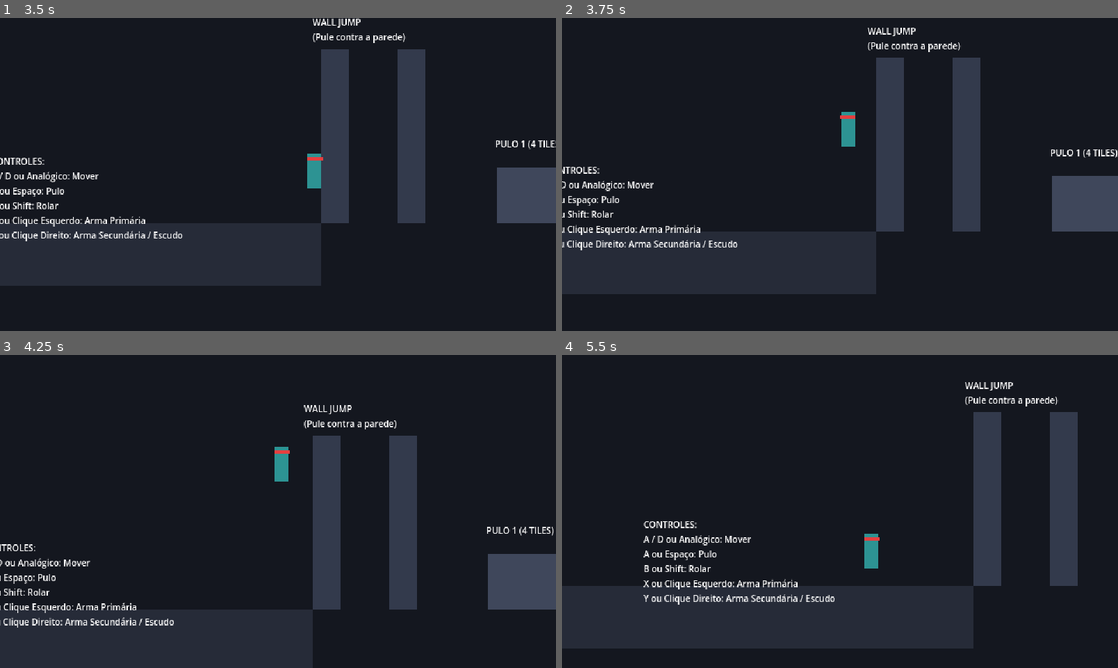
Above: before the commit, frames 1-4 (two rows, left to right).
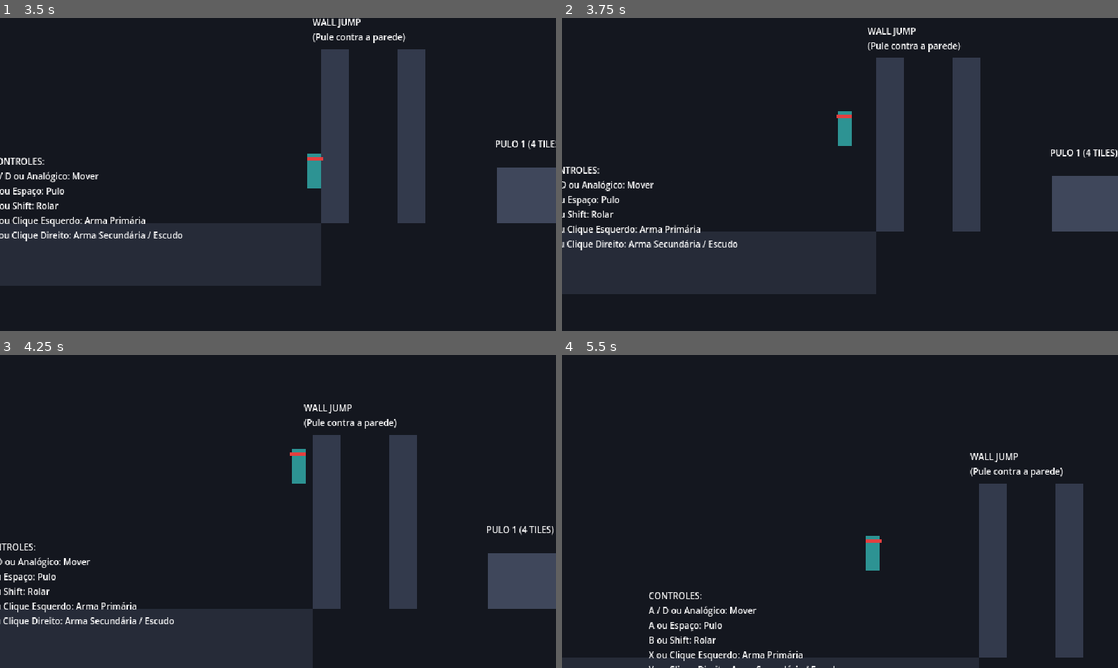
Above: after the commit, the same moments.

Repository: Theadrill/Godot-Roguelike-Prototype
Game: Godot game, scene res://src/world/movement_gym.tscn
Two runs of this game, one before a commit and one after it. Both use one fixed random seed, a clock stepped at 60 frames per second and the inputs below.
Inputs (mouse positions are in pixels of both pictures, inside the frame that each line leads up to):
- Up to frame 1 (3.5 s): tap Enter at 0.5 s; move the mouse to (400, 158) at 0.52 s; hold D (move_right) 0.53-2.03 s; tap Space (jump) at 0.6, 0.77, 1.07, 1.52, 1.55, 1.82, 2.3, 3.02, 3.05, 3.32 s; click (400, 158) at 0.67 s; move the mouse to (166, 190) at 1.27 s; click (166, 190) at 1.35 s; move the mouse to (333, 105) at 2.02 s; hold A (move_left) 2.03-2.78 s; right-click (333, 105) at 2.1 s; move the mouse to (250, 237) at 2.77 s; hold D (move_right) from 2.78 s (still down); tap Shift (roll) at 2.85 s; click (250, 237) at 2.92 s
- Up to frame 2 (3.75 s): keep holding D (move_right); move the mouse to (1006, 221) at 3.52 s; tap Space (jump) at 3.6 s
- Up to frame 3 (4.25 s): keep holding D (move_right); tap Space (jump) at 3.77, 4.07 s
- Up to frame 4 (5.5 s): move the mouse to (673, 464) at 4.27 s; release D (move_right) at 4.28 s; hold A (move_left) 4.28-5.03 s; click (673, 464) at 4.35 s; tap Space (jump) at 4.52, 4.55, 4.82, 5.3 s; move the mouse to (867, 511) at 5.02 s; hold D (move_right) from 5.03 s (still down); right-click (867, 511) at 5.1 s; click (867, 511) at 5.17 s

Frame 1 is identical in both runs. In frame 2, 0.2% of the frame differs, in the area x 49-53%, y 29-42%; in frame 3, 2.1%; in frame 4, 25%, in the area x 0-94%, y 8-100%.

Commit message:
fix(movement): prevent infinite single-wall climbing by enforcing wall normal alternating and outward kick

Diff:
--- a/src/entities/player/player.gd
+++ b/src/entities/player/player.gd
@@ -10,8 +10,8 @@
 @export var double_jump_velocity: float = -306.0 # Exact +3 tiles (48 px) height
 @export var fall_gravity_multiplier: float = 1.35 # Snappy fall feel (Dead Cells)
 @export var wall_slide_speed: float = 70.0
-@export var wall_jump_horizontal: float = 200.0
-@export var wall_jump_vertical: float = -320.0
+@export var wall_jump_horizontal: float = 240.0   # Solid outward kick
+@export var wall_jump_vertical: float = -330.0
 @export var roll_speed: float = 340.0
 @export var roll_duration: float = 0.35
 
@@ -23,6 +23,9 @@
 var jump_buffer_timer: float = 0.0
 var can_double_jump: bool = false
 var facing_direction: int = 1
+
+# Wall jump tracking: prevents infinite climbing on the same single wall
+var last_wall_jump_normal_x: float = 0.0
 
 # Default gravity from project settings
 var gravity: float = ProjectSettings.get_setting("physics/2d/default_gravity", 980.0)
@@ -40,6 +43,7 @@
 	if is_on_floor():
 		coyote_timer = coyote_duration
 		can_double_jump = true
+		last_wall_jump_normal_x = 0.0 # Reset wall memory on ground touch
 	else:
 		coyote_timer = max(0.0, coyote_timer - delta)
 
--- a/src/entities/player/states/double_jump_state.gd
+++ b/src/entities/player/states/double_jump_state.gd
@@ -7,15 +7,20 @@
 	player = character as Player
 	player.can_double_jump = false
 	player.velocity.y = player.double_jump_velocity
+	player.last_wall_jump_normal_x = 0.0
 
 func physics_update(delta: float) -> void:
 	if Input.is_action_just_pressed("roll"):
 		state_machine.transition_to("roll")
 		return
 
-	if player.is_on_wall_only() and Input.is_action_pressed("move_left" if player.facing_direction == -1 else "move_right"):
-		state_machine.transition_to("wallslide")
-		return
+	if player.is_on_wall_only():
+		var wall_norm: float = signf(player.get_wall_normal().x)
+		if wall_norm != player.last_wall_jump_normal_x:
+			var move_dir: float = Input.get_axis("move_left", "move_right")
+			if signf(move_dir) == -wall_norm:
+				state_machine.transition_to("wallslide")
+				return
 
 	var direction := Input.get_axis("move_left", "move_right")
 	if direction != 0.0:
--- a/src/entities/player/states/fall_state.gd
+++ b/src/entities/player/states/fall_state.gd
@@ -7,7 +7,6 @@
 	player = character as Player
 
 func physics_update(delta: float) -> void:
-	# Landed on floor
 	if player.is_on_floor():
 		if player.jump_buffer_timer > 0.0:
 			player.jump_buffer_timer = 0.0
@@ -18,28 +17,27 @@
 			state_machine.transition_to("idle")
 		return
 
-	# Coyote jump check (fell off ledge without jumping)
 	if player.coyote_timer > 0.0 and Input.is_action_just_pressed("jump"):
 		player.coyote_timer = 0.0
 		state_machine.transition_to("jump")
 		return
 
-	# Double jump check in midair
 	if Input.is_action_just_pressed("jump") and player.can_double_jump:
 		state_machine.transition_to("doublejump")
 		return
 
-	# Roll in air
 	if Input.is_action_just_pressed("roll"):
 		state_machine.transition_to("roll")
 		return
 
-	# Wall slide check
-	if player.is_on_wall_only() and Input.is_action_pressed("move_left" if player.facing_direction == -1 else "move_right"):
-		state_machine.transition_to("wallslide")
-		return
+	if player.is_on_wall_only():
+		var wall_norm: float = signf(player.get_wall_normal().x)
+		if wall_norm != player.last_wall_jump_normal_x:
+			var move_dir: float = Input.get_axis("move_left", "move_right")
+			if signf(move_dir) == -wall_norm:
+				state_machine.transition_to("wallslide")
+				return
 
-	# Air horizontal control
 	var direction := Input.get_axis("move_left", "move_right")
 	if direction != 0.0:
 		player.update_facing(direction)
@@ -47,8 +45,7 @@
 	else:
 		player.velocity.x = move_toward(player.velocity.x, 0.0, (player.run_speed / 0.15) * delta)
 
-	# Snappy fall gravity (1.35x)
 	player.velocity.y += (player.gravity * player.fall_gravity_multiplier) * delta
-	player.velocity.y = min(player.velocity.y, 650.0) # Terminal velocity
+	player.velocity.y = min(player.velocity.y, 650.0)
 
 	player.move_and_slide()
--- a/src/entities/player/states/jump_state.gd
+++ b/src/entities/player/states/jump_state.gd
@@ -13,15 +13,19 @@
 		state_machine.transition_to("doublejump")
 		return
 
-	# Roll in air (optional or transition)
+	# Roll in air
 	if Input.is_action_just_pressed("roll"):
 		state_machine.transition_to("roll")
 		return
 
-	# Wall slide check
-	if player.is_on_wall_only() and Input.is_action_pressed("move_left" if player.facing_direction == -1 else "move_right"):
-		state_machine.transition_to("wallslide")
-		return
+	# Wall slide check: only allows opposite wall to prevent single-wall climbing
+	if player.is_on_wall_only():
+		var wall_norm: float = signf(player.get_wall_normal().x)
+		if wall_norm != player.last_wall_jump_normal_x:
+			var move_dir: float = Input.get_axis("move_left", "move_right")
+			if signf(move_dir) == -wall_norm:
+				state_machine.transition_to("wallslide")
+				return
 
 	# Air horizontal control
 	var direction := Input.get_axis("move_left", "move_right")
@@ -31,10 +35,8 @@
 	else:
 		player.velocity.x = move_toward(player.velocity.x, 0.0, (player.run_speed / 0.15) * delta)
 
-	# Apply upward gravity
 	player.velocity.y += player.gravity * delta
 
-	# Apex / falling transition
 	if player.velocity.y >= 0.0:
 		state_machine.transition_to("fall")
 		return
--- a/src/entities/player/states/wall_jump_state.gd
+++ b/src/entities/player/states/wall_jump_state.gd
@@ -4,12 +4,16 @@
 var player: Player
 var wall_normal: Vector2 = Vector2.ZERO
 var input_lock_timer: float = 0.0
-const INPUT_LOCK_DURATION: float = 0.12
+const INPUT_LOCK_DURATION: float = 0.18
 
 func enter() -> void:
 	player = character as Player
 	wall_normal = player.get_wall_normal()
-	# Kick away from wall
+
+	# Record wall normal so the player cannot immediately re-grab the same wall
+	player.last_wall_jump_normal_x = sign(wall_normal.x)
+
+	# Firm kick away from the wall
 	player.velocity.x = wall_normal.x * player.wall_jump_horizontal
 	player.velocity.y = player.wall_jump_vertical
 	player.update_facing(wall_normal.x)
@@ -18,8 +22,11 @@
 func physics_update(delta: float) -> void:
 	input_lock_timer -= delta
 
-	# Allow air control after input lock expires
-	if input_lock_timer <= 0.0:
+	# While input is locked, preserve the outward momentum
+	if input_lock_timer > 0.0:
+		pass
+	else:
+		# Player can steer after initial arc
 		var direction := Input.get_axis("move_left", "move_right")
 		if direction != 0.0:
 			player.update_facing(direction)
--- a/src/entities/player/states/wall_slide_state.gd
+++ b/src/entities/player/states/wall_slide_state.gd
@@ -5,7 +5,7 @@
 
 func enter() -> void:
 	player = character as Player
-	player.can_double_jump = true # Reset double jump on touching wall
+	player.can_double_jump = true
 
 func physics_update(delta: float) -> void:
 	if player.is_on_floor():
@@ -13,6 +13,13 @@
 		return
 
 	if not player.is_on_wall_only():
+		state_machine.transition_to("fall")
+		return
+
+	# If player releases the directional towards the wall, let go
+	var wall_dir := -player.get_wall_normal().x
+	var input_dir := Input.get_axis("move_left", "move_right")
+	if sign(input_dir) != sign(wall_dir):
 		state_machine.transition_to("fall")
 		return
 
